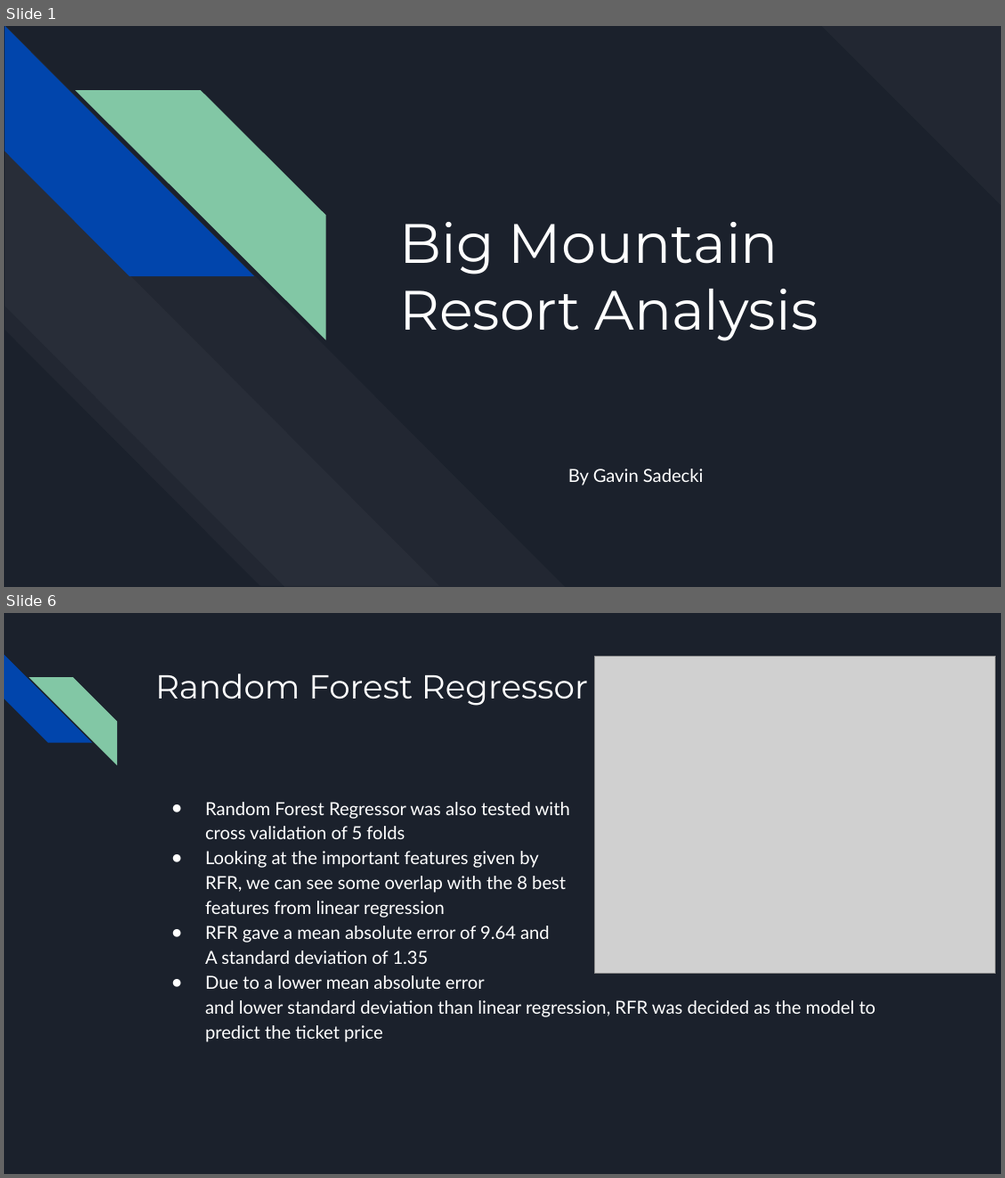
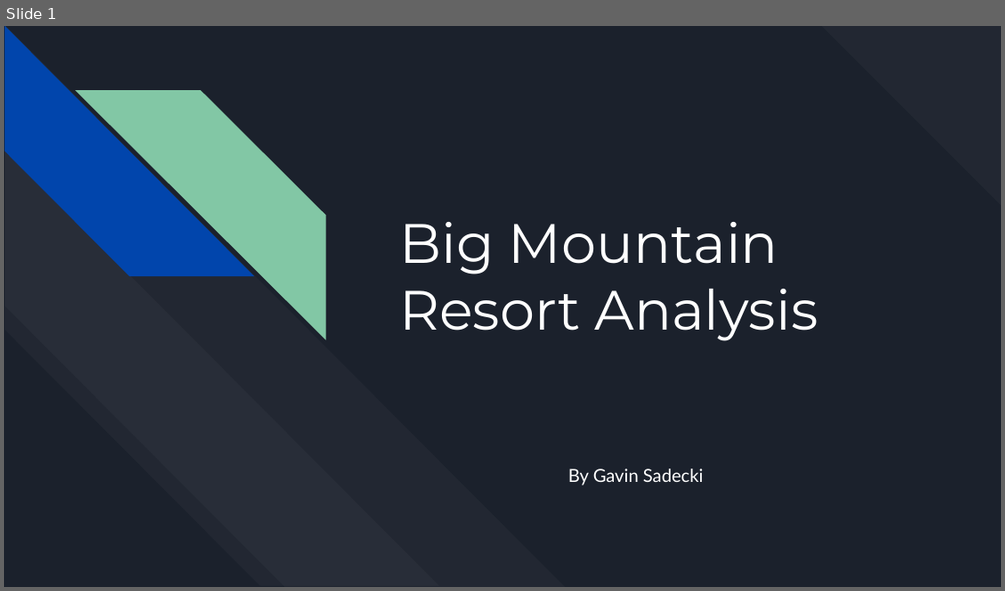
Before and after one commit to gsadecki/DataScienceGuidedCapstone, a slide deck: Guided Capstone Project Slide Deck.pptx. Shown one above the other, each under a label of ours: slides 1 and 6 before the commit, slide 1 after it; the slides between them are not shown. The pictures are 1005x1178 and 1005x591 pixels, drawn with LibreOffice and Linux fonts; fonts in the diff are those of the drawing; grey boxes stand for pictures. Boxes give left, top, right and bottom in pixels: in the first picture for what was removed or moved away, otherwise in the second. Text is boxed around its words. In the diff, an @@ line names an element or a change of style, - is before the commit and + after.

```diff
--- a/Guided Capstone Project Slide Deck.pptx
+++ b/Guided Capstone Project Slide Deck.pptx
@@ slide 6 removed at bbox=[4, 613, 1001, 1174], background #1B212C @@
@@ diag stripe removed at bbox=[4, 655, 92, 743] @@
@@ picture removed at bbox=[595, 656, 995, 973] @@
@@ diag stripe removed at bbox=[29, 677, 117, 764] @@
@@ title removed at bbox=[155, 674, 588, 706] @@
-Random Forest Regressor
@@ text removed at bbox=[205, 802, 876, 1042] @@
-● Random Forest Regressor was also tested with
-  cross validation of 5 folds
-● Looking at the important features given by
-  RFR, we can see some overlap with the 8 best
-  features from linear regression
-● RFR gave a mean absolute error of 9.64 and
-  A standard deviation of 1.35
-● Due to a lower mean absolute error
-  and lower standard deviation than linear regression, RFR was decided as the model to predict the ticket price
```
Also in this commit, not shown: 4 slides changed, 3 slides added, 1 other slide removed.
